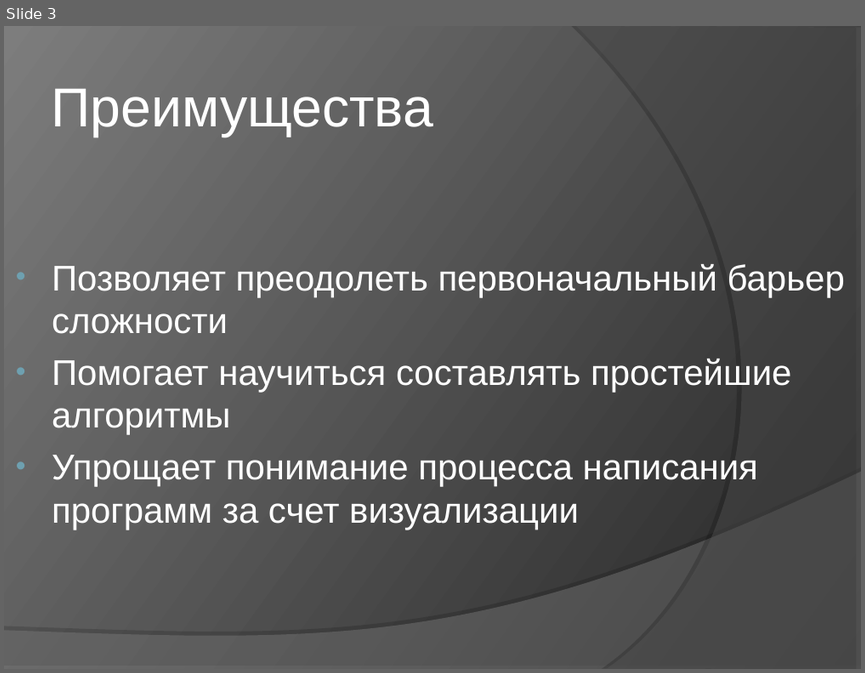
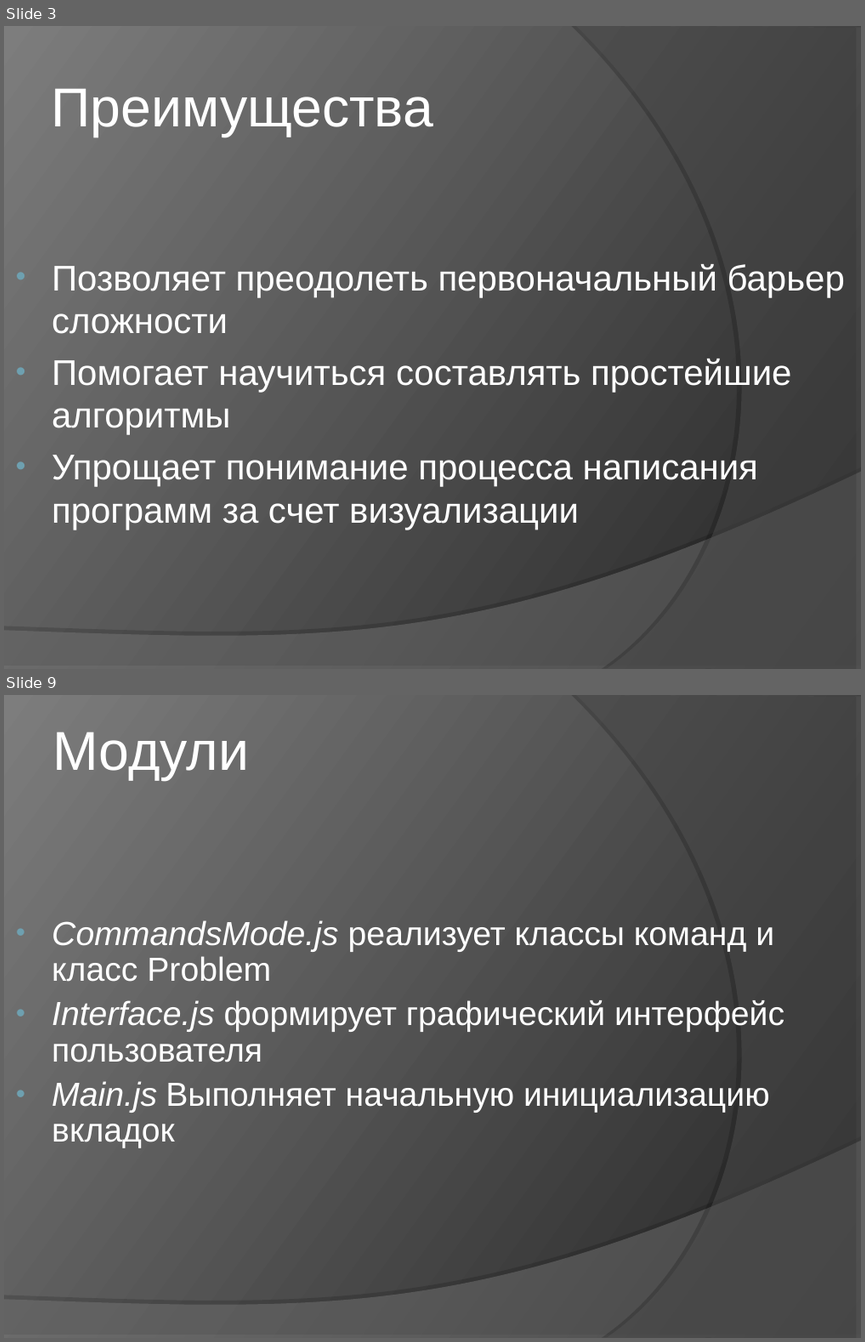
Before and after one commit to klenin/cats-junior, a slide deck: C8503A_Vasilyeva_presentation.ppt. Shown one above the other, each under a label of ours: slide 3 before the commit, slides 3 and 9 after it; the slides between them are not shown. The pictures are 865x673 and 865x1342 pixels, drawn with LibreOffice and Linux fonts; fonts in the diff are those of the drawing. Boxes give left, top, right and bottom in pixels: in the first picture for what was removed or moved away, otherwise in the second. Text is boxed around its words. In the diff, an @@ line names an element or a change of style, - is before the commit and + after.

```diff
--- a/C8503A_Vasilyeva_presentation.ppt
+++ b/C8503A_Vasilyeva_presentation.ppt
@@ slide 9 added at [4, 695, 861, 1338], background gradient #242424 to #7D7D7D; not listed: 2 template elements that a slide beside it also shows @@
@@ title added at [53, 732, 249, 780], 46 pt, text #FFFFFF @@
+Модули
@@ text added at [52, 920, 784, 1148], 28 pt, text #FFFFFF @@
+• CommandsMode.js реализует классы команд и класс Problem
+• Interface.js формирует графический интерфейс пользователя
+• Main.js Выполняет начальную инициализацию вкладок
```
Also in this commit, not shown: 3 slides changed, 14 other slides added, 2 slides removed, 2 other files.
